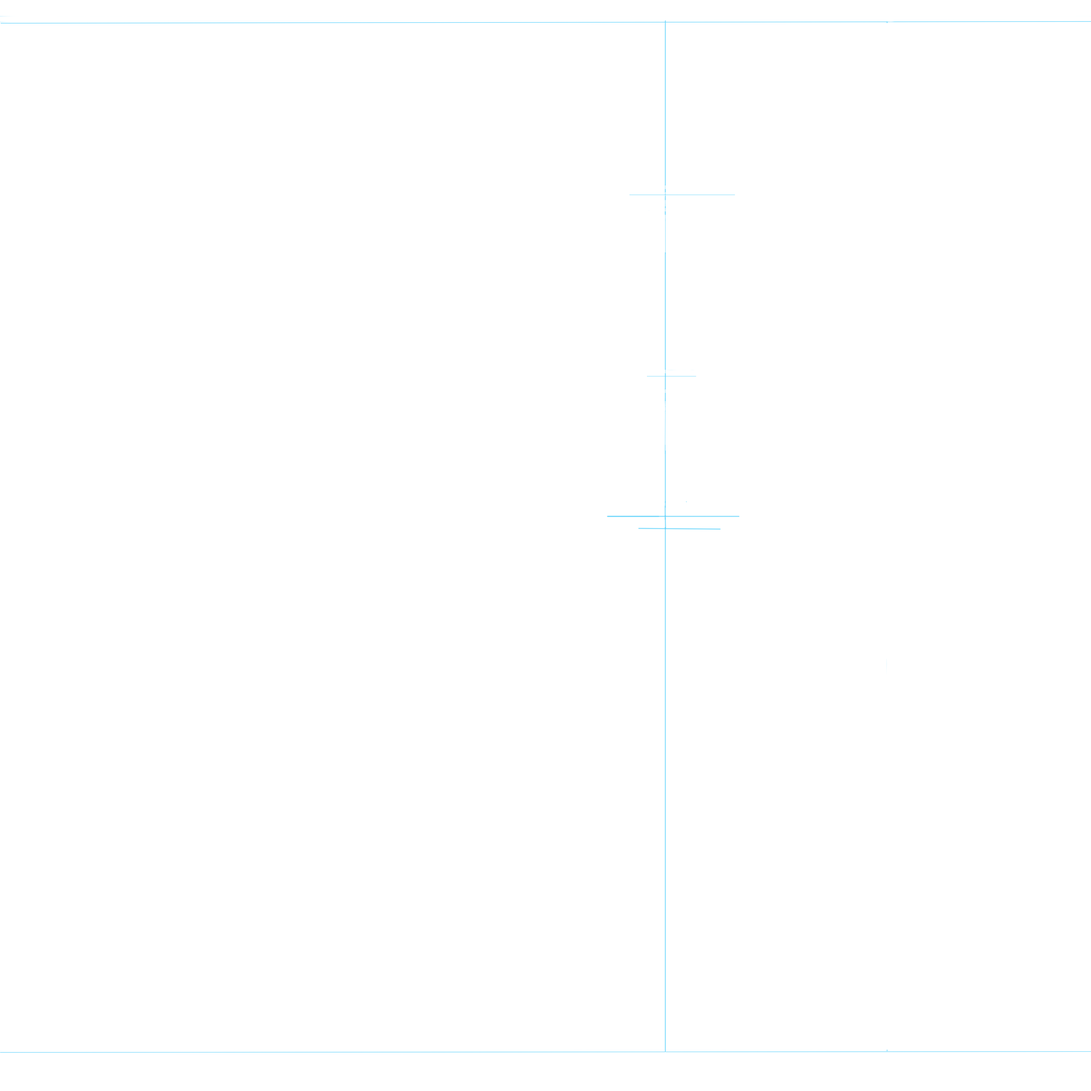
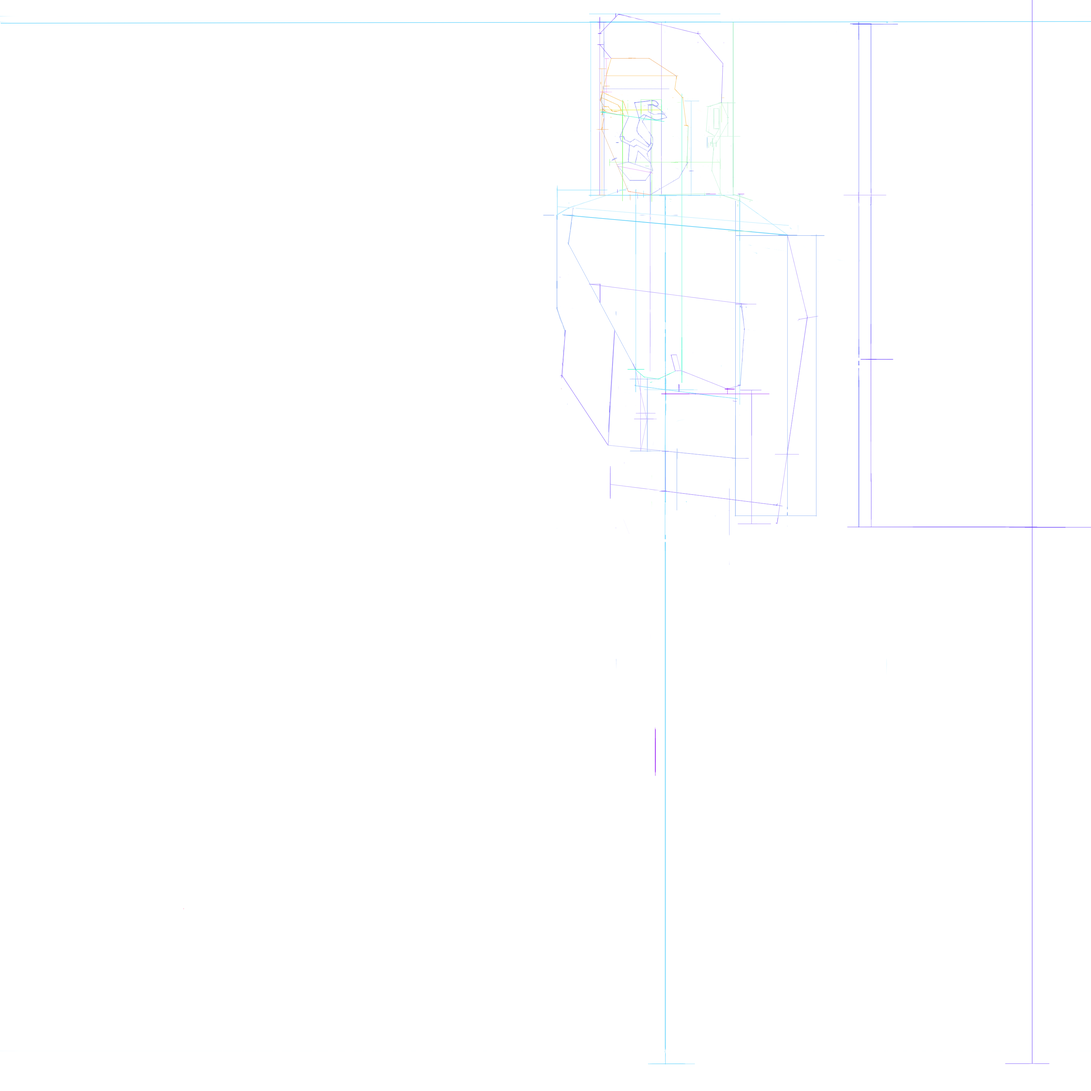
Layer changes from the first 1091 × 1091 image to the second:
added layer "Layer 176" above "Layer 172" over [661, 193, 770, 395]
added layer "Layer 170" above "Layer 167" over [737, 389, 772, 525]
added layer "Layer 165" above "Layer 152" over [567, 232, 742, 415]
added layer "Layer 119" above "Mặt" over [661, 21, 1039, 542]
added group "Mặt" with 69 layers above "Layer 123" over [183, 13, 793, 910]
added layer "Layer 113" in group "Mặt" over [597, 13, 731, 193]
added layer "Vai trái" in group "Mặt" over [183, 137, 793, 910]
added layer "Layer 101" in group "Mặt" over [627, 93, 742, 208]
added layer "Layer 102" in group "Mặt" over [634, 104, 736, 196]
added layer "Layer 106" in group "Mặt" over [601, 57, 726, 150]
added layer "Layer 70" in group "Mặt" over [601, 74, 732, 200]
added layer "Layer 68" in group "Mặt" over [599, 57, 679, 131]
added layer "Layer 7" in group "Mặt" over [588, 13, 741, 198]
added layer "Layer 129" above "Layer 136" over [715, 97, 825, 527]
added layer "Layer 156" above "Layer 128" over [559, 93, 683, 446]
added layer "Layer 128" above "Layer 144" over [543, 147, 867, 670]
added layer "Layer 146" above "Layer 169" over [1005, 0, 1091, 1065]
added layer "Layer 173" above "Layer 175" over [607, 441, 784, 566]
added layer "Layer 175" above "Layer 168" over [629, 377, 662, 777]
added layer "Layer 168" above "Layer 127" over [610, 235, 819, 529]
added layer "Layer 127" above "Layer 126" over [634, 263, 768, 406]
added layer "Layer 126" above "Layer 124" over [584, 174, 819, 273]
added layer "Layer 124" above "Trục TQ" over [551, 195, 861, 262]
renamed "Layer 1" to "Trục TQ", painted on it over [0, 19, 1091, 1065]
…and 42 more changes (42 added)
